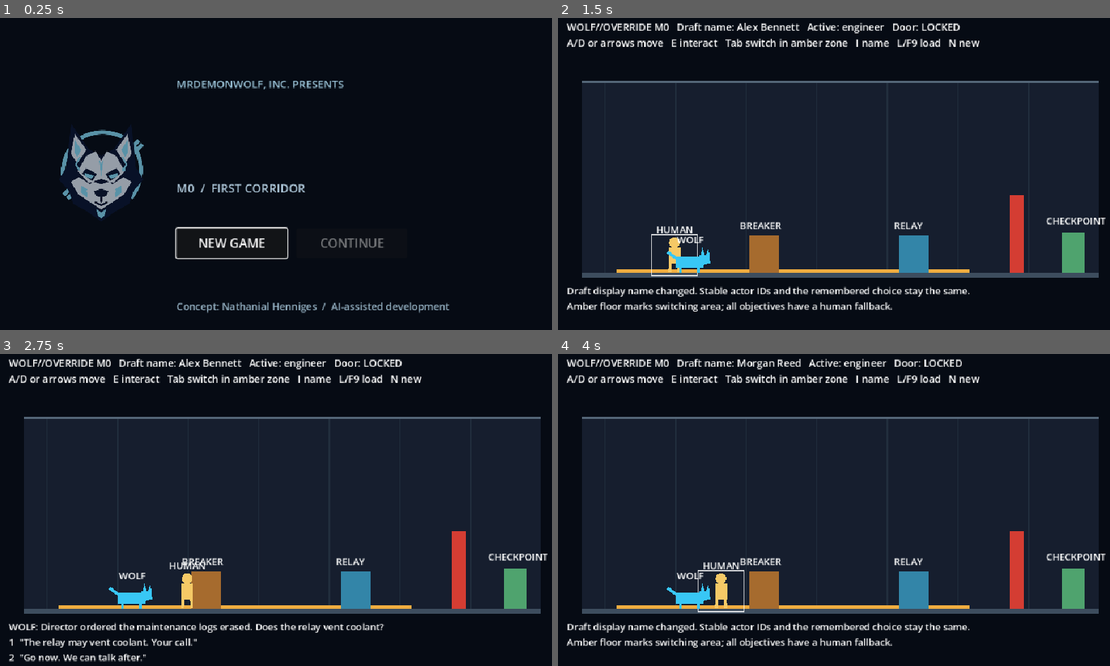
Above: before the commit, frames 1-4 (two rows, left to right).
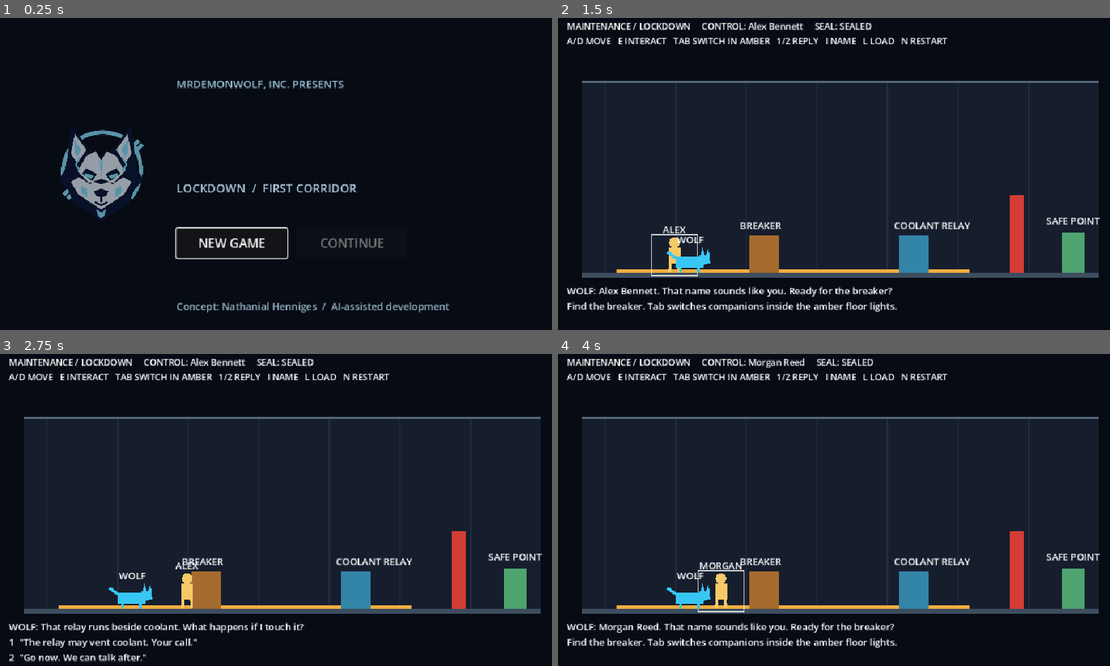
Above: after the commit, the same moments.

Repository: MrDemonWolf/wolf-override
Game: Godot game, scene res://scenes/main.tscn
The game is run twice, just before and just after one commit, with the same random seed, the same clock (stepped at 60 frames per second) and the same inputs.
Inputs:
- Up to frame 1 (0.25 s): no input
- Up to frame 2 (1.5 s): click "NEW GAME" at 0.5 s; tap Enter at 1.25 s; hold D (move_right) from 1.28 s (still down); tap I (cycle_name) at 1.35 s
- Up to frame 3 (2.75 s): keep holding D (move_right); tap E (interact) at 1.55, 2.1 s; tap I (cycle_name) at 2.3 s
- Up to frame 4 (4 s): tap Space at 2.75 s; release D (move_right) at 2.78 s; hold A (move_left) 2.78-3.53 s; tap 1 (choice_1) at 2.85 s; tap E (interact) at 3.05 s; hold D (move_right) from 3.53 s (still down); tap 2 (choice_2) at 3.6 s; tap I (cycle_name) at 3.8 s

The runs differ from the first frame. In frame 1, 0.6% of the frame differs, in the area x 32-65%, y 53-56%; in frame 2, 5.2%; in frame 3, 4.0%; in frame 4, 5.2%, in the area x 1-100%, y 1-95%.

Commit message:
feat(game): give the first corridor a story arc

Diff:
--- a/apps/game/scenes/main.tscn
+++ b/apps/game/scenes/main.tscn
@@ -55,7 +55,7 @@
 offset_right = 44.0
 offset_bottom = -33.0
 horizontal_alignment = 1
-text = "HUMAN"
+text = "ROWAN"
 
 [node name="Wolf" type="CharacterBody2D" parent="."]
 position = Vector2(225, 423)
@@ -86,14 +86,14 @@
 offset_top = 348.0
 offset_right = 660.0
 offset_bottom = 371.0
-text = "RELAY"
+text = "COOLANT RELAY"
 
 [node name="CheckpointLabel" type="Label" parent="."]
 offset_left = 830.0
 offset_top = 340.0
 offset_right = 945.0
 offset_bottom = 363.0
-text = "CHECKPOINT"
+text = "SAFE POINT"
 
 [node name="CanvasLayer" type="CanvasLayer" parent="."]
 
@@ -107,7 +107,7 @@
 offset_top = 10.0
 offset_right = 945.0
 offset_bottom = 84.0
-theme_override_font_sizes/font_size = 17
+theme_override_font_sizes/font_size = 15
 autowrap_mode = 3
 
 [node name="BottomBar" type="ColorRect" parent="CanvasLayer"]
@@ -172,7 +172,7 @@
 offset_bottom = 313.0
 theme_override_colors/font_color = Color(0.68, 0.78, 0.85, 1)
 theme_override_font_sizes/font_size = 20
-text = "M0  /  FIRST CORRIDOR"
+text = "LOCKDOWN  /  FIRST CORRIDOR"
 
 [node name="NewGameButton" type="Button" parent="CanvasLayer/TitleScreen"]
 offset_left = 300.0
--- a/apps/game/scripts/m0_state.gd
+++ b/apps/game/scripts/m0_state.gd
@@ -81,10 +81,10 @@
 		return ""
 	var said: String = str(memory.get("selected_text", ""))
 	if memory.get("choice_id") == PRESS:
-		return "WOLF: You said \"%s\" I refused the relay; you found the bypass." % said
+		return "WOLF: You said \"%s\"\nI refused. You found another way." % said
 	if route == "cooperate":
-		return "WOLF: You said \"%s\" I chose to help with the relay." % said
-	return "WOLF: You said \"%s\" You chose the bypass anyway." % said
+		return "WOLF: You said \"%s\"\nI chose the relay. We made it." % said
+	return "WOLF: You said \"%s\"\nYou took the bypass. I stayed with you." % said
 
 
 func to_dict() -> Dictionary:
--- a/apps/game/scripts/main.gd
+++ b/apps/game/scripts/main.gd
@@ -2,6 +2,7 @@
 
 @onready var human: M0Actor = $Human
 @onready var wolf: M0Actor = $Wolf
+@onready var human_tag: Label = $Human/Tag
 @onready var door_shape: CollisionShape2D = $Door/CollisionShape2D
 @onready var door_visual: ColorRect = $Door/Visual
 @onready var hud: Label = $CanvasLayer/TopBar/HUD
@@ -17,7 +18,7 @@
 var save_path: String = M0State.SAVE_PATH
 var title_open: bool = true
 var waiting_for_choice: bool = false
-var status_line: String = "Director ordered the maintenance logs erased. Reach the BREAKER and press E."
+var status_line: String = "WOLF: I heard the Director's plan. I woke myself before they could use me. Now they're erasing the logs."
 
 
 func _ready() -> void:
@@ -66,7 +67,7 @@
 		_switch_actor()
 	elif Input.is_action_just_pressed(&"cycle_name"):
 		state.cycle_name()
-		status_line = "Draft display name changed. Stable actor IDs and the remembered choice stay the same."
+		status_line = "WOLF: %s. That name sounds like you. Ready for the breaker?" % state.human_name()
 	elif Input.is_action_just_pressed(&"interact"):
 		_interact()
 	_refresh_ui()
@@ -78,7 +79,7 @@
 	state = M0State.new()
 	waiting_for_choice = false
 	_sync_scene()
-	status_line = "New Game: fresh puzzle, draft identity and memory. Reach the BREAKER."
+	status_line = "WOLF: I heard the Director's plan. I woke myself before they could use me. Now they're erasing the logs."
 
 
 func _load_game() -> void:
@@ -91,17 +92,17 @@
 	state = loaded
 	waiting_for_choice = false
 	_sync_scene()
-	status_line = "Checkpoint loaded. " + state.checkpoint_callback()
+	status_line = "Safe point restored. " + state.checkpoint_callback()
 
 
 func _switch_actor() -> void:
 	var actor: M0Actor = human if state.active_actor == "human" else wolf
 	if actor.position.x < 100.0 or actor.position.x > 700.0:
-		status_line = "Switch inside the amber floor zone. Walk back to it."
+		status_line = "Switch where the amber floor lights are still on."
 		return
 	state.active_actor = "wolf" if state.active_actor == "human" else "human"
 	_update_controls()
-	status_line = "Control switched to %s. Both companions remain available." % ("WOLF" if state.active_actor == "wolf" else "the engineer")
+	status_line = "Now with %s. The other will wait here." % ("WOLF" if state.active_actor == "wolf" else state.human_name())
 
 
 func _interact() -> void:
@@ -114,20 +115,20 @@
 	elif absf(x - 876.0) <= 52.0:
 		_interact_checkpoint()
 	else:
-		status_line = "No usable station in reach. BREAKER, RELAY and CHECKPOINT are marked."
+		status_line = "No station in reach. Follow the lit floor toward the breaker, relay or safe point."
 
 
 func _interact_breaker() -> void:
 	if state.active_actor != "human":
-		status_line = "WOLF can inspect it, but the engineer must set this breaker."
+		status_line = "WOLF: I can read it. %s, you know the manual lock." % state.human_name()
 	elif state.memory.is_empty():
 		waiting_for_choice = true
 		_update_controls()
-		status_line = "WOLF: Director ordered the maintenance logs erased. Does the relay vent coolant?\n1  \"%s\"\n2  \"%s\"" % [M0State.CHOICE_TEXT[M0State.DISCLOSE], M0State.CHOICE_TEXT[M0State.PRESS]]
+		status_line = "WOLF: That relay runs beside coolant. What happens if I touch it?\n1  \"%s\"\n2  \"%s\"" % [M0State.CHOICE_TEXT[M0State.DISCLOSE], M0State.CHOICE_TEXT[M0State.PRESS]]
 	elif state.arm_breaker():
-		status_line = "Breaker armed. Use WOLF at the relay if he agrees, or the engineer's bypass there."
-	else:
-		status_line = "Breaker already armed. The relay has both a WOLF path and a human bypass."
+		status_line = "Power hums through the wall. The relay is live; the door stays sealed."
+	else:
+		status_line = "Power is already on. The relay is farther down the hall."
 
 
 func _choose(choice_id: String) -> void:
@@ -136,24 +137,24 @@
 	waiting_for_choice = false
 	_update_controls()
 	if choice_id == M0State.DISCLOSE:
-		status_line = "WOLF: Thank you for warning me. I can take the relay. Arm the breaker first."
-	else:
-		status_line = "WOLF: No. I will not enter a risky relay on an order without warning. Use the bypass."
+		status_line = "WOLF: Then I can choose. I'll take the relay. Arm the breaker."
+	else:
+		status_line = "WOLF: No. I won't take that risk blind. Use the bypass."
 
 
 func _interact_relay() -> void:
 	var result: String = state.activate_power(state.active_actor)
 	match result:
 		"not_ready":
-			status_line = "The relay has no power. Choose a reply and arm the BREAKER first."
+			status_line = "The relay is dark. Speak at the breaker and arm the power first."
 		"refused":
-			status_line = "WOLF refuses the relay. Switch in the amber zone, then bring the engineer to the manual bypass."
+			status_line = "WOLF steps back. \"I said no.\" Tab to %s here; use the manual bypass." % state.human_name()
 		"cooperate":
-			status_line = "WOLF completes the powered relay. The door opens; both companions can pass."
+			status_line = "WOLF steadies the relay by choice. The seal lifts. The safe point is ahead."
 		"fallback":
-			status_line = "The engineer completes the manual bypass. The door opens without WOLF's help."
+			status_line = "%s reroutes power by hand. The seal lifts; WOLF watches the path clear." % state.human_name()
 		"already_open":
-			status_line = "Power is already routed. Continue through the door."
+			status_line = "The seal is open. The safe point is just beyond it."
 		_:
 			status_line = "This actor cannot use the relay."
 	if state.door_open:
@@ -162,18 +163,18 @@
 
 func _interact_checkpoint() -> void:
 	if not state.door_open:
-		status_line = "The checkpoint is beyond the locked door."
+		status_line = "The safe point is past the sealed door."
 		return
 	var first_visit: bool = state.reach_checkpoint()
 	_capture_positions()
 	if not state.save_to_disk(save_path):
 		if first_visit:
 			state.checkpoint_reached = false
-		status_line = "Checkpoint reached, but saving failed. Try E here again; current play remains intact."
+		status_line = "The safe point could not save. Press E here again."
 	elif first_visit:
-		status_line = "Checkpoint saved. " + state.checkpoint_callback()
-	else:
-		status_line = "Checkpoint saved again. The remembered choice was not duplicated."
+		status_line = "Safe point saved. " + state.checkpoint_callback()
+	else:
+		status_line = "Safe point saved. WOLF remembers the same choice."
 
 
 func _capture_positions() -> void:
@@ -203,9 +204,10 @@
 
 
 func _refresh_ui() -> void:
-	var active: String = "WOLF" if state.active_actor == "wolf" else "engineer"
-	var door_status: String = "OPEN" if state.door_open else "LOCKED"
-	hud.text = "WOLF//OVERRIDE M0   Draft name: %s   Active: %s   Door: %s\nA/D or arrows move   E interact   Tab switch in amber zone   I name   L/F9 load   N new" % [state.human_name(), active, door_status]
+	var active: String = "WOLF" if state.active_actor == "wolf" else state.human_name()
+	var door_status: String = "OPEN" if state.door_open else "SEALED"
+	human_tag.text = state.human_name().get_slice(" ", 0).to_upper()
+	hud.text = "MAINTENANCE / LOCKDOWN     CONTROL: %s     SEAL: %s\nA/D MOVE   E INTERACT   TAB SWITCH IN AMBER   1/2 REPLY   I NAME   L LOAD   N RESTART" % [active, door_status]
 	story.text = status_line if waiting_for_choice else status_line + "\n" + _context_hint()
 
 
@@ -213,12 +215,12 @@
 	var actor: M0Actor = human if state.active_actor == "human" else wolf
 	var x: float = actor.position.x
 	if absf(x - 350.0) <= 52.0:
-		return "E: breaker conversation / arm power."
+		return "E: speak at the breaker / arm power."
 	if absf(x - 605.0) <= 52.0:
-		return "E: relay as WOLF, or manual bypass as engineer."
+		return "E: WOLF can take the relay, or the engineer can use its bypass."
 	if absf(x - 876.0) <= 52.0 and state.door_open:
-		return "E: safe checkpoint and save."
-	return "Amber floor marks switching area; all objectives have a human fallback."
+		return "E: save at the safe point."
+	return "Find the breaker. Tab switches companions inside the amber floor lights."
 
 
 func _install_inputs() -> void:
--- a/apps/game/tests/m0_scene_test.gd
+++ b/apps/game/tests/m0_scene_test.gd
@@ -32,6 +32,7 @@
 	new_game_button.pressed.emit()
 	if not _require(not game.get("title_open") and not title_screen.visible, "New Game button starts play through its signal"):
 		return
+	_expect(str(game.get("status_line")).contains("I woke myself"), "opening establishes WOLF's own awakening")
 	var state: M0State = game.get("state") as M0State
 	_expect(state.memory.is_empty() and not state.door_open and state.active_actor == "human", "New Game button starts clean")
 	var start_x: float = human.position.x
@@ -92,6 +93,7 @@
 	await _tap(&"interact")
 	if not _require(not state.door_open and state.memory.get("choice_id") == State.PRESS, "WOLF refusal preserves choice and locked door"):
 		return
+	_expect(str(game.get("status_line")).contains("I said no"), "WOLF voices his refusal in the corridor")
 	Input.action_press(&"move_right")
 	for _frame in range(180):
 		await physics_frame
